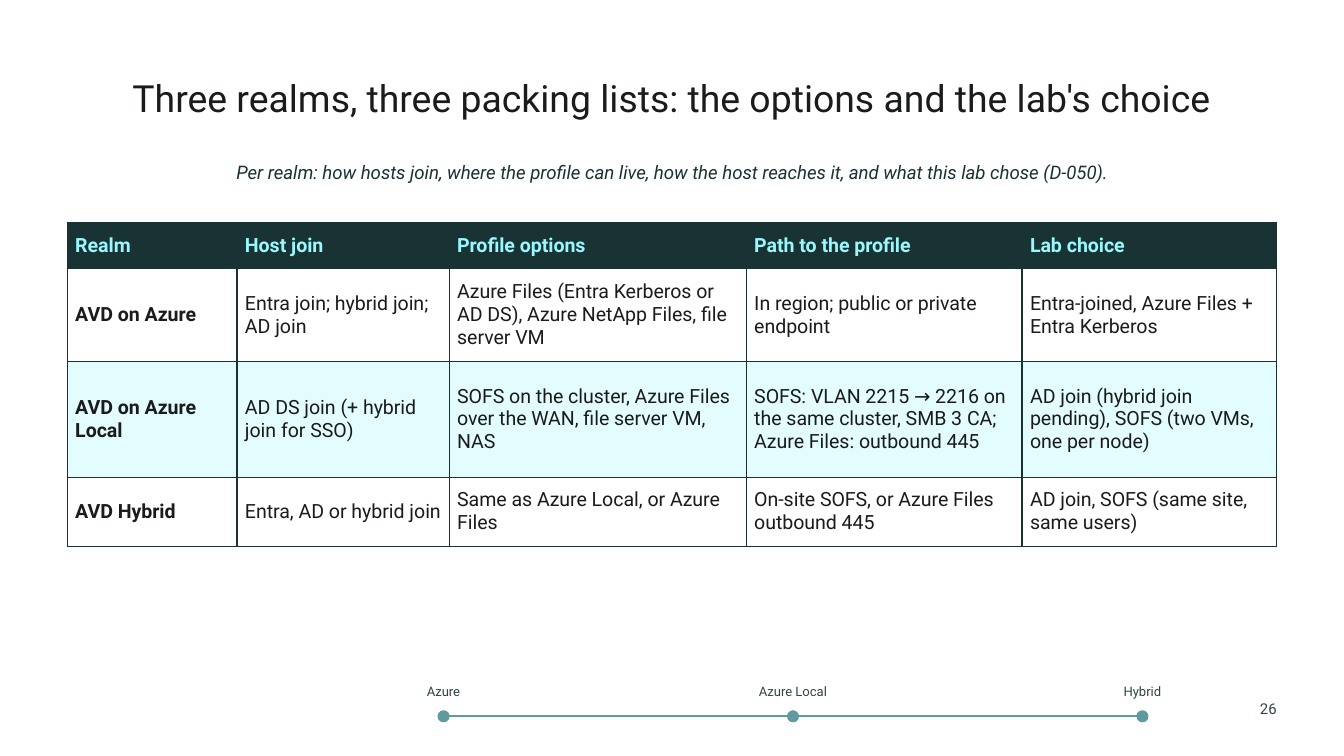
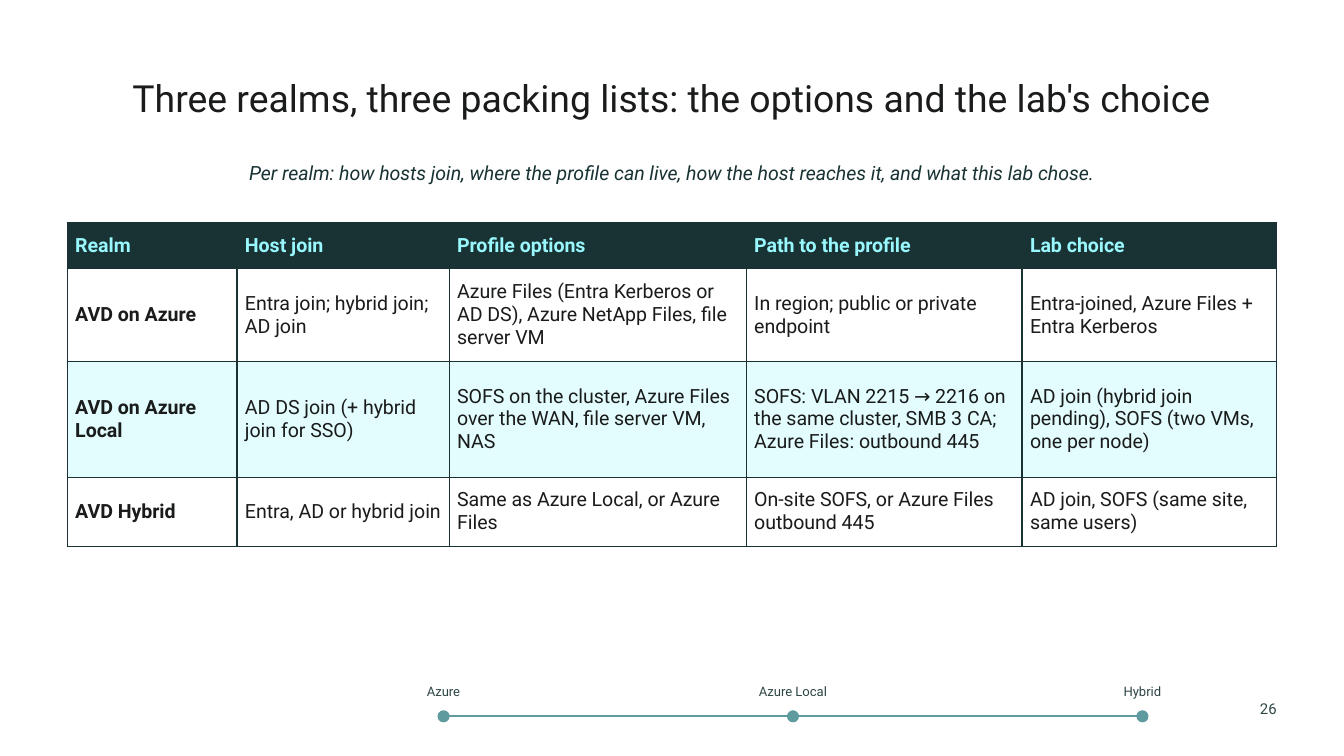
Before and after one commit to thisismydemo/nic2026_avd, a slide deck: slide 26 of presentation/AVD_Anywhere_NIC2026.pptx. Drawn at 1344x756 pixels with LibreOffice and Linux fonts; fonts in the diff are those of the drawing; background and template pictures are left out. Boxes give left, top, right and bottom in pixels: in the first picture for what was removed or moved away, otherwise in the second. Text is boxed around its words. In the diff, an @@ line names an element or a change of style, - is before the commit and + after.

```diff
--- a/presentation/AVD_Anywhere_NIC2026.pptx
+++ b/presentation/AVD_Anywhere_NIC2026.pptx
@@ text at bbox=[249, 165, 1094, 184]: text changed; size 10 to 10.5 pt @@
-Per realm: how hosts join, where the profile can live, how the host reaches it, and what this lab chose (D-050).
+Per realm: how hosts join, where the profile can live, how the host reaches it, and what this lab chose.
```
Also in this commit, not shown: 19 other slides changed, 1 slide added, 19 other files.
